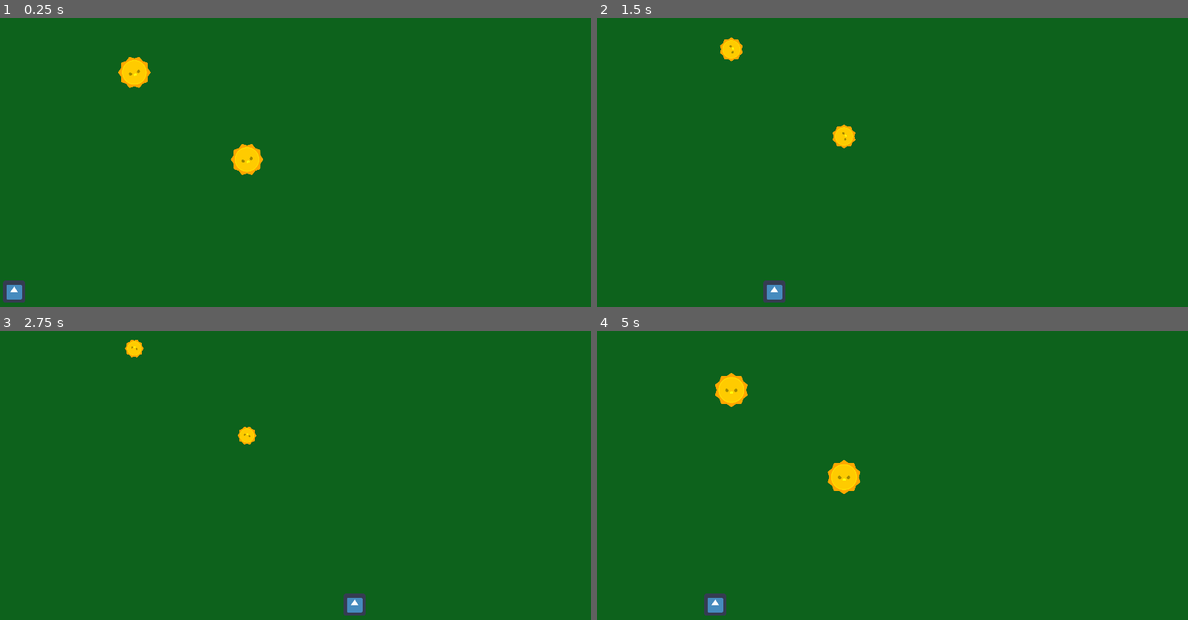
Above: before the commit, frames 1-4 (two rows, left to right).
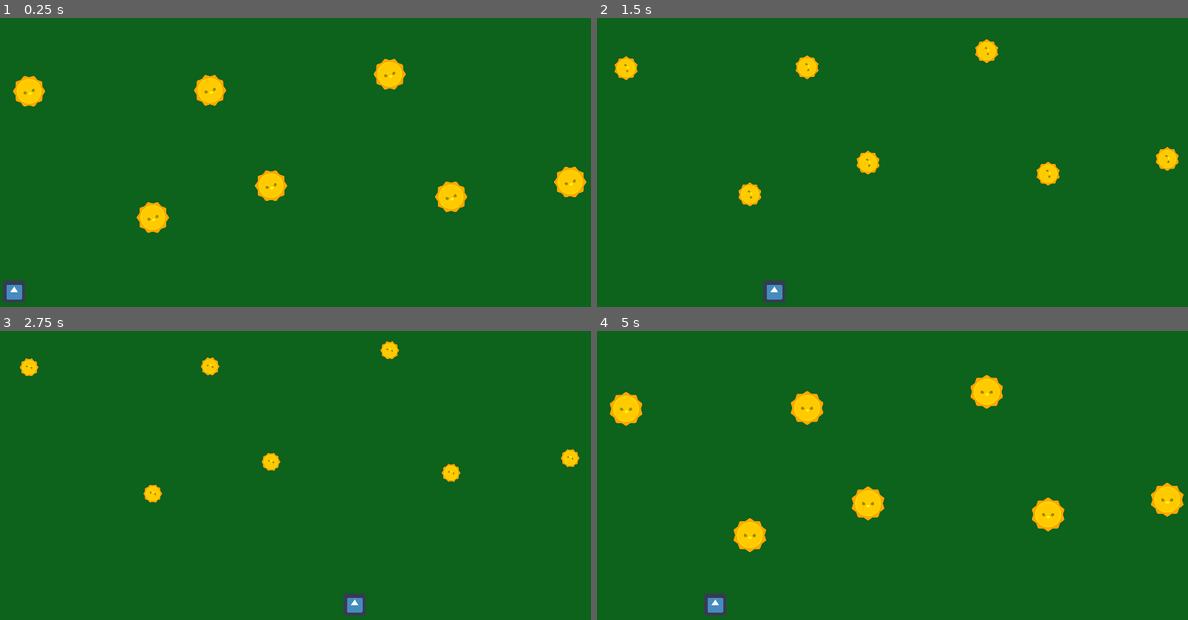
Above: after the commit, the same moments.

Repository: Szczocik/Pollinations_bee
Game: Godot game, scene res://World.tscn
Same seed, same stepped clock (60 frames per second), same inputs: the game is played once before the commit and once after it. The engine's default icon, where the game draws it, is replaced by a stand-in: a white triangle on a blue panel in a dark square.
Inputs (mouse positions are in pixels of both pictures, inside the frame that each line leads up to):
- Up to frame 1 (0.25 s): no input
- Up to frame 2 (1.5 s): move the mouse to (1022, 148) at 0.52 s; move the mouse to (774, 182) at 1.27 s
- Up to frame 3 (2.75 s): move the mouse to (354, 406) at 2.02 s
- Up to frame 4 (5 s): move the mouse to (862, 544) at 2.77 s; move the mouse to (1069, 527) at 3.52 s; move the mouse to (715, 429) at 4.27 s

The runs differ from the first frame. In frame 1, 3.8% of the frame differs, in the area x 2-100%, y 13-75%; in frame 2, 2.1%; in frame 3, 1.3%; in frame 4, 4.2%, in the area x 2-100%, y 14-77%.

Commit message:
detect Flower

Diff:
--- a/Flower/Flower.tscn
+++ b/Flower/Flower.tscn
@@ -4,7 +4,7 @@
 [ext_resource path="res://49465361-1a53ec80-f806-11e8-9dd3-ae09aed0de3f.png" type="Texture" id=3]
 
 [sub_resource type="GDScript" id=6]
-script/source = "extends Area2D
+script/source = "extends KinematicBody2D
 
 
 onready var light = $Light2D
@@ -122,7 +122,7 @@
 "values": [ Vector2( 0, 0 ), Vector2( 0, -200 ), Vector2( 0, 0 ), Vector2( 0, 200 ), Vector2( 0, 0 ) ]
 }
 
-[node name="Flouer" type="Area2D" groups=["flower"]]
+[node name="Flower" type="KinematicBody2D" groups=["flower"]]
 scale = Vector2( 0.5, 0.5 )
 script = SubResource( 6 )
 
--- a/Player.gd
+++ b/Player.gd
@@ -1,6 +1,6 @@
 extends KinematicBody2D
 
-onready var flower = load("res://Flower/Flower.tscn")
+
 export (int) var speed = 200
 
 
@@ -18,23 +18,3 @@
 	elif position.x > target:
 		if not test_move(Transform2D(transform), Vector2(-1,0)):
 			position.x = max(target, bee_width)
-
-
-func detect_flower():
-	if $RayCast2D.is_colliding():
-		print("mam kwiatka")
-
-	# get flower nodes
-	# var flower_points = get_tree().get_nodes_in_group("flower")
-	# var position_player = get_tree().get_nodes_in_group("player")
-	# assume the first flower node is closest
-	# var nearest_flower_point = flower_points[0]
-	# var player = get_tree().get_nodes_in_group("player")
-
-	# look trough flower nodes to see if any are closer
-	# for flower_point in flower_points:
-		# if flower_point.global_position.distance_to(position_player.global_position) < nearest_flower_point.global_position.distance_to(position_player.global_position):
-			# nearest_flower_point = flower_point
-
-	# reposition player
-	# position_player.global_position = nearest_flower_point.global_position
--- a/Player.tscn
+++ b/Player.tscn
@@ -19,9 +19,3 @@
 
 [node name="CollisionShape2D" type="CollisionShape2D" parent="."]
 shape = SubResource( 1 )
-
-[node name="RayCast2D" type="RayCast2D" parent="."]
-enabled = true
-cast_to = Vector2( 0, -700 )
-collision_mask = 4
-collide_with_areas = true
--- a/World.gd
+++ b/World.gd
@@ -1,7 +1,10 @@
 extends Node2D
 
+
 onready var player = $Player
+onready var Strip = $Stripes.get_children()
 
+var flower = load("res://Flower/Flower.tscn")
 
 func _ready():
 	MusicController.play_music()
@@ -14,7 +17,6 @@
 	$MusicReset.start()
 	get_tree().call_group("flower", "light")
 	get_tree().call_group("flower", "stop_move")
-	get_tree().call_group("player", "detect_flower")
 
 
 func _on_MusicReset_timeout():
@@ -25,3 +27,17 @@
 
 func check_player():
 	pass
+
+
+
+
+func _on_Strip_body_entered(body): return body
+func _on_Strip1_body_entered(body): return body
+func _on_Strip2_body_entered(body): return body
+func _on_Strip3_body_entered(body): return body
+func _on_Strip4_body_entered(body): return body
+func _on_Strip5_body_entered(body): return body
+func _on_Strip6_body_entered(body): return body
+func _on_Strip7_body_entered(body): return body
+func _on_Strip8_body_entered(body): return body
+func _on_Strip9_body_entered(body): return body
--- a/World.tscn
+++ b/World.tscn
@@ -9,6 +9,9 @@
 
 [sub_resource type="RectangleShape2D" id=2]
 extents = Vector2( 17, 402 )
+
+[sub_resource type="RectangleShape2D" id=3]
+extents = Vector2( 61.5, 353.75 )
 
 [node name="World" type="Node2D"]
 script = ExtResource( 5 )
@@ -47,6 +50,99 @@
 position = Vector2( -47, 383 )
 shape = SubResource( 2 )
 
+[node name="Stripes" type="Node" parent="."]
+
+[node name="Strip" type="Area2D" parent="Stripes" groups=["Strip"]]
+collision_layer = 2
+
+[node name="CollisionShape2D" type="CollisionShape2D" parent="Stripes/Strip"]
+position = Vector2( 66.5, 360.75 )
+shape = SubResource( 3 )
+
+[node name="Flower" parent="Stripes/Strip" instance=ExtResource( 2 )]
+position = Vector2( 63, 209 )
+
+[node name="Strip1" type="Area2D" parent="Stripes" groups=["Strip"]]
+collision_layer = 2
+
+[node name="CollisionShape2D" type="CollisionShape2D" parent="Stripes/Strip1"]
+position = Vector2( 195, 360 )
+shape = SubResource( 3 )
+
+[node name="Strip2" type="Area2D" parent="Stripes" groups=["Strip"]]
+collision_layer = 2
+
+[node name="CollisionShape2D" type="CollisionShape2D" parent="Stripes/Strip2"]
+position = Vector2( 327, 360 )
+shape = SubResource( 3 )
+
+[node name="Flower2" parent="Stripes/Strip2" instance=ExtResource( 2 )]
+position = Vector2( 331, 483 )
+
+[node name="Strip3" type="Area2D" parent="Stripes" groups=["Strip"]]
+collision_layer = 2
+
+[node name="CollisionShape2D" type="CollisionShape2D" parent="Stripes/Strip3"]
+position = Vector2( 456, 359 )
+shape = SubResource( 3 )
+
+[node name="Flower4" parent="Stripes/Strip3" instance=ExtResource( 2 )]
+position = Vector2( 455, 207 )
+
+[node name="Strip4" type="Area2D" parent="Stripes" groups=["Strip"]]
+collision_layer = 2
+
+[node name="CollisionShape2D" type="CollisionShape2D" parent="Stripes/Strip4"]
+position = Vector2( 584, 360 )
+shape = SubResource( 3 )
+
+[node name="Flouer5" parent="Stripes/Strip4" instance=ExtResource( 2 )]
+position = Vector2( 587, 414 )
+
+[node name="Strip5" type="Area2D" parent="Stripes" groups=["Strip"]]
+collision_layer = 2
+
+[node name="CollisionShape2D" type="CollisionShape2D" parent="Stripes/Strip5"]
+position = Vector2( 713, 361 )
+shape = SubResource( 3 )
+
+[node name="Strip6" type="Area2D" parent="Stripes" groups=["Strip"]]
+collision_layer = 2
+
+[node name="CollisionShape2D" type="CollisionShape2D" parent="Stripes/Strip6"]
+position = Vector2( 839, 362 )
+shape = SubResource( 3 )
+
+[node name="Flouer6" parent="Stripes/Strip6" instance=ExtResource( 2 )]
+position = Vector2( 844, 172 )
+
+[node name="Strip7" type="Area2D" parent="Stripes" groups=["Strip"]]
+collision_layer = 2
+
+[node name="CollisionShape2D" type="CollisionShape2D" parent="Stripes/Strip7"]
+position = Vector2( 966, 359 )
+shape = SubResource( 3 )
+
+[node name="Flouer7" parent="Stripes/Strip7" instance=ExtResource( 2 )]
+position = Vector2( 977, 438 )
+
+[node name="Strip8" type="Area2D" parent="Stripes" groups=["Strip"]]
+collision_layer = 2
+
+[node name="CollisionShape2D" type="CollisionShape2D" parent="Stripes/Strip8"]
+position = Vector2( 1092, 358 )
+shape = SubResource( 3 )
+
+[node name="Strip9" type="Area2D" parent="Stripes" groups=["Strip"]]
+collision_layer = 2
+
+[node name="CollisionShape2D" type="CollisionShape2D" parent="Stripes/Strip9"]
+position = Vector2( 1218, 359 )
+shape = SubResource( 3 )
+
+[node name="Flouer8" parent="Stripes/Strip9" instance=ExtResource( 2 )]
+position = Vector2( 1235, 406 )
+
 [node name="Player" parent="." instance=ExtResource( 1 )]
 position = Vector2( 616, 634 )
 z_index = 1
@@ -57,13 +153,15 @@
 [node name="MusicReset" type="Timer" parent="."]
 wait_time = 10.0
 
-[node name="Flouer" parent="." instance=ExtResource( 2 )]
-position = Vector2( 291, 168 )
-collision_layer = 4
-
-[node name="Flouer2" parent="." instance=ExtResource( 2 )]
-position = Vector2( 535, 357 )
-collision_layer = 4
-
+[connection signal="body_entered" from="Stripes/Strip" to="." method="_on_Strip_body_entered"]
+[connection signal="body_entered" from="Stripes/Strip1" to="." method="_on_Strip1_body_entered"]
+[connection signal="body_entered" from="Stripes/Strip2" to="." method="_on_Strip2_body_entered"]
+[connection signal="body_entered" from="Stripes/Strip3" to="." method="_on_Strip3_body_entered"]
+[connection signal="body_entered" from="Stripes/Strip4" to="." method="_on_Strip4_body_entered"]
+[connection signal="body_entered" from="Stripes/Strip5" to="." method="_on_Strip5_body_entered"]
+[connection signal="body_entered" from="Stripes/Strip6" to="." method="_on_Strip6_body_entered"]
+[connection signal="body_entered" from="Stripes/Strip7" to="." method="_on_Strip7_body_entered"]
+[connection signal="body_entered" from="Stripes/Strip8" to="." method="_on_Strip8_body_entered"]
+[connection signal="body_entered" from="Stripes/Strip9" to="." method="_on_Strip9_body_entered"]
 [connection signal="timeout" from="MusicTimer" to="." method="_on_MusicTimer_timeout"]
 [connection signal="timeout" from="MusicReset" to="." method="_on_MusicReset_timeout"]
Not shown: 1 places in World.tscn that only renumber resources
